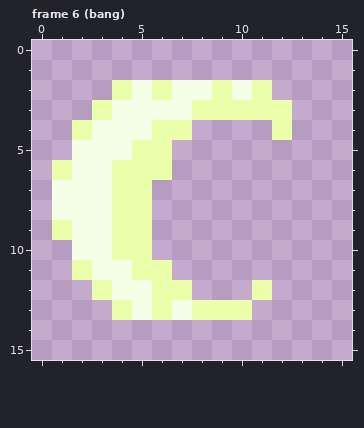
Pixel-art file: vfx/vfx.aseprite. Above: the version before the commit.
16x16 pixels, 30 frames. Shown: frame 6 (bang). The commit also changed other frames, which this record leaves out.
After:
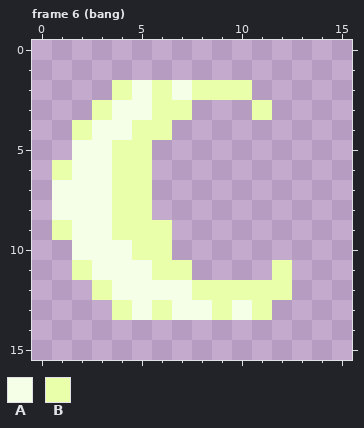
Palette (. is transparent): A #f5ffe8  B #eaffaa
Changes in this commit:
{"where": "frame 6 (bang)"}
{"frame":6,"y":2,"x":8,"old":"A","new":"B"}
{"frame":6,"y":2,"x":10,"old":"AB","new":"B."}
{"frame":6,"y":3,"x":6,"old":"AABBB","new":"BB..."}
{"frame":6,"y":3,"x":12,"old":"B","new":"."}
{"frame":6,"y":4,"x":5,"old":"A","new":"B"}
{"frame":6,"y":4,"x":7,"old":"B","new":"."}
{"frame":6,"y":4,"x":12,"old":"B","new":"."}
{"frame":6,"y":5,"x":4,"old":"A","new":"B"}
{"frame":6,"y":5,"x":6,"old":"B","new":"."}
{"frame":6,"y":6,"x":6,"old":"B","new":"."}
{"frame":6,"y":9,"x":6,"old":".","new":"B"}
{"frame":6,"y":10,"x":4,"old":"B","new":"A"}
{"frame":6,"y":10,"x":6,"old":".","new":"B"}
{"frame":6,"y":11,"x":5,"old":"B","new":"A"}
{"frame":6,"y":11,"x":7,"old":".","new":"B"}
{"frame":6,"y":11,"x":12,"old":".","new":"B"}
{"frame":6,"y":12,"x":6,"old":"BB...","new":"AABBB"}
{"frame":6,"y":12,"x":12,"old":".","new":"B"}
{"frame":6,"y":13,"x":8,"old":"B","new":"A"}
{"frame":6,"y":13,"x":10,"old":"B.","new":"AB"}
{"label":"changed","picture_box":[112,80,292,320]}
